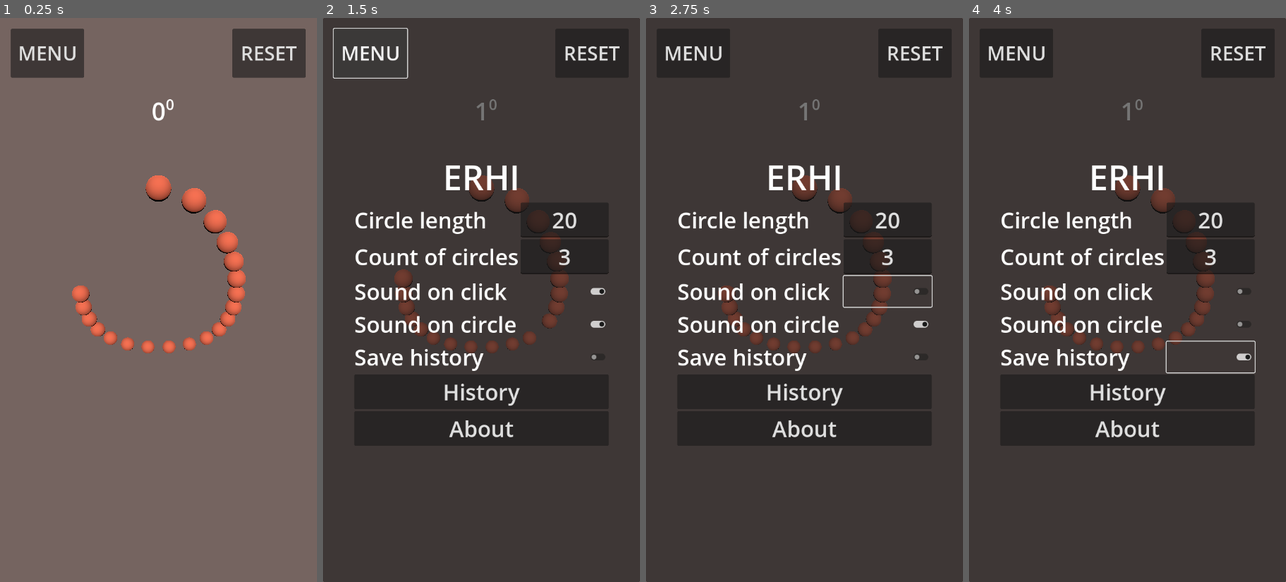
Above: before the commit, frames 1-4 (left to right).
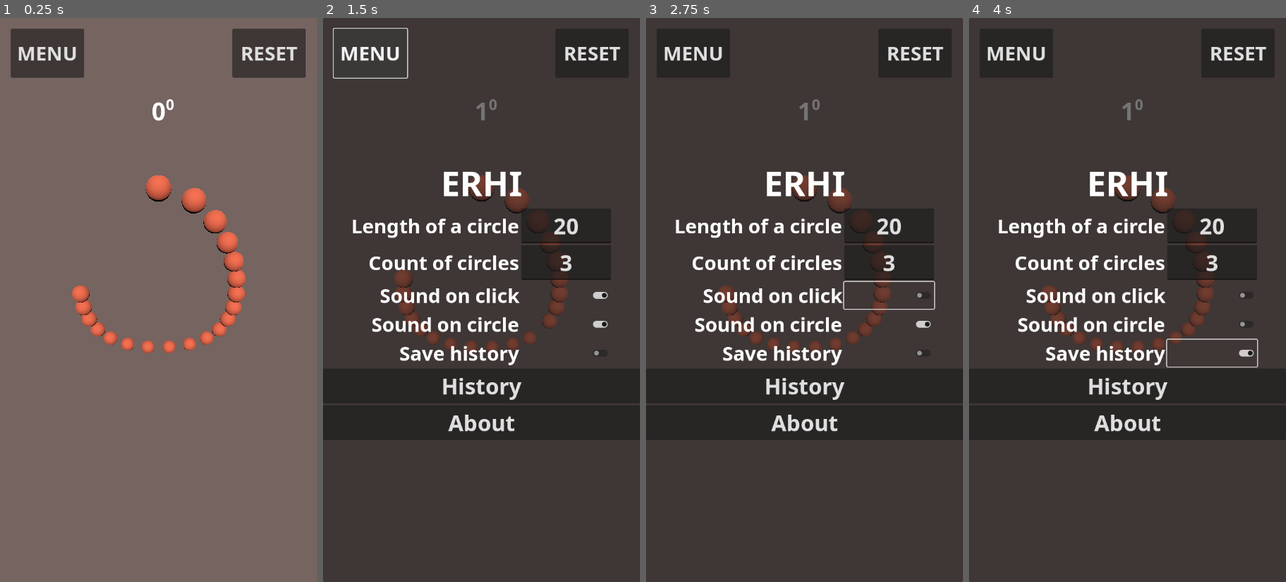
Above: after the commit, the same moments.

Repository: ErdemRodionovich/ERHI_2
Game: Godot game, scene res://main.tscn
The game is run twice, just before and just after one commit, with the same random seed, the same clock (stepped at 60 frames per second) and the same inputs.
Inputs (mouse positions are in pixels of both pictures, inside the frame that each line leads up to; where the layout moved, square brackets give the same spot in the first picture):
- Up to frame 1 (0.25 s): no input
- Up to frame 2 (1.5 s): tap Enter at 0.5 s; move the mouse to (551, 271) at 0.52 s; click (551, 271) at 0.6 s; click "MENU" at 1.25 s
- Up to frame 3 (2.75 s): click (890, 294) [886, 288] at 2 s
- Up to frame 4 (4 s): click (1213, 322) [1209, 322] at 2.75 s; click (1213, 350) [1209, 356] at 3.5 s

The runs differ from the first frame. In frame 1, 0.3% of the frame differs, in the area x 5-94%, y 5-18%; in frame 2, 6.7%; in frame 3, 7.0%; in frame 4, 7.0%, in the area x 5-94%, y 5-75%.

Commit message:
font, menu updated

Diff:
--- a/erhi_godot/hud.gd
+++ b/erhi_godot/hud.gd
@@ -20,14 +20,14 @@
 	circle_length_updated.emit(circle_length)
 
 func set_circle_length(circle_length: int) -> void:
-	$TabContainer/MenuScreen/VBoxContainer/Menu/CircleLengthEdit.text = str(circle_length)
+	$TabContainer/MenuScreen/Menu/CircleLengthEdit.text = str(circle_length)
 
 func _on_circle_length_edit_text_submitted(new_text: String) -> void:
 	_check_and_update_circle_length(new_text)
 
 
 func _on_circle_length_edit_editing_toggled(toggled_on: bool) -> void:
-	_check_and_update_circle_length($TabContainer/MenuScreen/VBoxContainer/Menu/CircleLengthEdit.text)
+	_check_and_update_circle_length($TabContainer/MenuScreen/Menu/CircleLengthEdit.text)
 
 
 func _check_and_update_count_of_circles(new_text: String) -> void:
@@ -37,7 +37,7 @@
 	count_of_circles_updated.emit(count_of_circles)
 
 func set_count_of_circles(count_of_circles: int) -> void:
-	$TabContainer/MenuScreen/VBoxContainer/Menu/CountOfCirclesCountEdit.text = str(count_of_circles)
+	$TabContainer/MenuScreen/Menu/CountOfCirclesCountEdit.text = str(count_of_circles)
 
 
 func _on_count_of_circles_count_edit_text_submitted(new_text: String) -> void:
@@ -45,7 +45,7 @@
 
 
 func _on_count_of_circles_count_edit_editing_toggled(toggled_on: bool) -> void:
-	_check_and_update_count_of_circles($TabContainer/MenuScreen/VBoxContainer/Menu/CountOfCirclesCountEdit.text)
+	_check_and_update_count_of_circles($TabContainer/MenuScreen/Menu/CountOfCirclesCountEdit.text)
 
 
 func _on_sound_on_click_button_toggled(toggled_on: bool) -> void:
@@ -53,7 +53,7 @@
 
 
 func set_sound_on_click(enabled: bool) -> void:
-	$TabContainer/MenuScreen/VBoxContainer/Menu/SoundOnClickButton.set_pressed_no_signal(enabled)
+	$TabContainer/MenuScreen/Menu/SoundOnClickButton.set_pressed_no_signal(enabled)
 
 
 func _on_sound_on_circle_button_toggled(toggled_on: bool) -> void:
@@ -61,7 +61,7 @@
 
 
 func set_sound_on_circle(enabled: bool) -> void:
-	$TabContainer/MenuScreen/VBoxContainer/Menu/SoundOnCircleButton.set_pressed_no_signal(enabled)
+	$TabContainer/MenuScreen/Menu/SoundOnCircleButton.set_pressed_no_signal(enabled)
 
 
 
@@ -106,7 +106,7 @@
 	save_history_toggled.emit(toggled_on)
 
 func set_save_history(enabled: bool) -> void:
-	$TabContainer/MenuScreen/VBoxContainer/Menu/SaveHistoryButton.set_pressed_no_signal(enabled)
+	$TabContainer/MenuScreen/Menu/SaveHistoryButton.set_pressed_no_signal(enabled)
 
 
 func _on_history_button_pressed() -> void:
@@ -114,8 +114,8 @@
 	$TabContainer.current_tab = 3
 
 func set_history(history) -> void:
-	$TabContainer/HistoryScreen/TodayHistoryLabel.text = "Today: " + str(history.get("today",0))
-	$TabContainer/HistoryScreen/ThisWeekHistoryLabel.text = "This week: " + str(history.get("week", 0))
-	$TabContainer/HistoryScreen/ThisMonthHistoryLabel.text = "This month: " + str(history.get("month", 0))
-	$TabContainer/HistoryScreen/ThisYearHistoryLabel.text = "This year: " + str(history.get("year", 0))
-	$TabContainer/HistoryScreen/OverallHistoryLabel.text = "Overall: " + str(history.get("overall", 0))
+	$TabContainer/HistoryScreen/Today/TodayHistoryLabel.text = str(history.get("today",0))
+	$TabContainer/HistoryScreen/Week/ThisWeekHistoryLabel.text = str(history.get("week", 0))
+	$TabContainer/HistoryScreen/Month/ThisMonthHistoryLabel.text = str(history.get("month", 0))
+	$TabContainer/HistoryScreen/Year/ThisYearHistoryLabel.text = str(history.get("year", 0))
+	$TabContainer/HistoryScreen/Overall/OverallHistoryLabel.text = str(history.get("overall", 0))
--- a/erhi_godot/hud.tscn
+++ b/erhi_godot/hud.tscn
@@ -62,82 +62,86 @@
 horizontal_alignment = 1
 vertical_alignment = 1
 
-[node name="MenuScreen" type="CenterContainer" parent="TabContainer"]
-layout_mode = 2
+[node name="MenuScreen" type="VBoxContainer" parent="TabContainer"]
+layout_mode = 2
+alignment = 1
 metadata/_tab_index = 1
 
-[node name="VBoxContainer" type="VBoxContainer" parent="TabContainer/MenuScreen"]
-layout_mode = 2
-
-[node name="ErhiLabel" type="Label" parent="TabContainer/MenuScreen/VBoxContainer"]
+[node name="ErhiLabel" type="Label" parent="TabContainer/MenuScreen"]
 layout_mode = 2
 theme_override_font_sizes/font_size = 70
 text = "ERHI"
 horizontal_alignment = 1
 
-[node name="Menu" type="GridContainer" parent="TabContainer/MenuScreen/VBoxContainer"]
-layout_mode = 2
+[node name="Menu" type="GridContainer" parent="TabContainer/MenuScreen"]
+layout_mode = 2
+size_flags_horizontal = 4
 columns = 2
 
-[node name="CicrleLengthLabel" type="Label" parent="TabContainer/MenuScreen/VBoxContainer/Menu"]
-layout_mode = 2
-theme_override_font_sizes/font_size = 45
-text = "Circle length"
-
-[node name="CircleLengthEdit" type="LineEdit" parent="TabContainer/MenuScreen/VBoxContainer/Menu"]
+[node name="CicrleLengthLabel" type="Label" parent="TabContainer/MenuScreen/Menu"]
+layout_mode = 2
+theme_override_font_sizes/font_size = 40
+text = "Length of a circle"
+horizontal_alignment = 2
+
+[node name="CircleLengthEdit" type="LineEdit" parent="TabContainer/MenuScreen/Menu"]
 layout_mode = 2
 theme_override_font_sizes/font_size = 45
 text = "20"
 alignment = 1
 
-[node name="CountOfCirclesLabel" type="Label" parent="TabContainer/MenuScreen/VBoxContainer/Menu"]
-layout_mode = 2
-theme_override_font_sizes/font_size = 45
+[node name="CountOfCirclesLabel" type="Label" parent="TabContainer/MenuScreen/Menu"]
+layout_mode = 2
+theme_override_font_sizes/font_size = 40
 text = "Count of circles"
-
-[node name="CountOfCirclesCountEdit" type="LineEdit" parent="TabContainer/MenuScreen/VBoxContainer/Menu"]
+horizontal_alignment = 2
+
+[node name="CountOfCirclesCountEdit" type="LineEdit" parent="TabContainer/MenuScreen/Menu"]
 layout_mode = 2
 theme_override_font_sizes/font_size = 45
 text = "3"
 alignment = 1
 max_length = 18
 
-[node name="SoundOnClickLabel" type="Label" parent="TabContainer/MenuScreen/VBoxContainer/Menu"]
-layout_mode = 2
-theme_override_font_sizes/font_size = 45
+[node name="SoundOnClickLabel" type="Label" parent="TabContainer/MenuScreen/Menu"]
+layout_mode = 2
+theme_override_font_sizes/font_size = 40
 text = "Sound on click"
-
-[node name="SoundOnClickButton" type="CheckButton" parent="TabContainer/MenuScreen/VBoxContainer/Menu"]
-layout_mode = 2
-theme_override_font_sizes/font_size = 45
-alignment = 1
-
-[node name="SoundOnCircleLabel" type="Label" parent="TabContainer/MenuScreen/VBoxContainer/Menu"]
-layout_mode = 2
-theme_override_font_sizes/font_size = 45
+horizontal_alignment = 2
+
+[node name="SoundOnClickButton" type="CheckButton" parent="TabContainer/MenuScreen/Menu"]
+layout_mode = 2
+theme_override_font_sizes/font_size = 45
+alignment = 1
+
+[node name="SoundOnCircleLabel" type="Label" parent="TabContainer/MenuScreen/Menu"]
+layout_mode = 2
+theme_override_font_sizes/font_size = 40
 text = "Sound on circle"
-
-[node name="SoundOnCircleButton" type="CheckButton" parent="TabContainer/MenuScreen/VBoxContainer/Menu"]
-layout_mode = 2
-theme_override_font_sizes/font_size = 45
-alignment = 1
-
-[node name="SaveHistoryLabel" type="Label" parent="TabContainer/MenuScreen/VBoxContainer/Menu"]
-layout_mode = 2
-theme_override_font_sizes/font_size = 45
+horizontal_alignment = 2
+
+[node name="SoundOnCircleButton" type="CheckButton" parent="TabContainer/MenuScreen/Menu"]
+layout_mode = 2
+theme_override_font_sizes/font_size = 45
+alignment = 1
+
+[node name="SaveHistoryLabel" type="Label" parent="TabContainer/MenuScreen/Menu"]
+layout_mode = 2
+theme_override_font_sizes/font_size = 40
 text = "Save history"
-
-[node name="SaveHistoryButton" type="CheckButton" parent="TabContainer/MenuScreen/VBoxContainer/Menu"]
-layout_mode = 2
-theme_override_font_sizes/font_size = 45
-alignment = 1
-
-[node name="HistoryButton" type="Button" parent="TabContainer/MenuScreen/VBoxContainer"]
+horizontal_alignment = 2
+
+[node name="SaveHistoryButton" type="CheckButton" parent="TabContainer/MenuScreen/Menu"]
+layout_mode = 2
+theme_override_font_sizes/font_size = 45
+alignment = 1
+
+[node name="HistoryButton" type="Button" parent="TabContainer/MenuScreen"]
 layout_mode = 2
 theme_override_font_sizes/font_size = 45
 text = "History"
 
-[node name="AboutButton" type="Button" parent="TabContainer/MenuScreen/VBoxContainer"]
+[node name="AboutButton" type="Button" parent="TabContainer/MenuScreen"]
 layout_mode = 2
 theme_override_font_sizes/font_size = 45
 text = "About"
@@ -197,34 +201,84 @@
 text = "ERHI"
 horizontal_alignment = 1
 
-[node name="TodayHistoryLabel" type="Label" parent="TabContainer/HistoryScreen"]
-layout_mode = 2
-theme_override_font_sizes/font_size = 55
-text = "Today: 0"
-horizontal_alignment = 1
-
-[node name="ThisWeekHistoryLabel" type="Label" parent="TabContainer/HistoryScreen"]
-layout_mode = 2
-theme_override_font_sizes/font_size = 55
-text = "This week: 0"
-horizontal_alignment = 1
-
-[node name="ThisMonthHistoryLabel" type="Label" parent="TabContainer/HistoryScreen"]
-layout_mode = 2
-theme_override_font_sizes/font_size = 55
-text = "This month: 0"
-horizontal_alignment = 1
-
-[node name="ThisYearHistoryLabel" type="Label" parent="TabContainer/HistoryScreen"]
-layout_mode = 2
-theme_override_font_sizes/font_size = 55
-text = "This year: 0"
-horizontal_alignment = 1
-
-[node name="OverallHistoryLabel" type="Label" parent="TabContainer/HistoryScreen"]
-layout_mode = 2
-theme_override_font_sizes/font_size = 55
-text = "Overall: 0"
+[node name="Today" type="HBoxContainer" parent="TabContainer/HistoryScreen"]
+layout_mode = 2
+alignment = 1
+
+[node name="TodayLabel" type="Label" parent="TabContainer/HistoryScreen/Today"]
+layout_mode = 2
+theme_override_font_sizes/font_size = 55
+text = "Today: "
+horizontal_alignment = 1
+
+[node name="TodayHistoryLabel" type="Label" parent="TabContainer/HistoryScreen/Today"]
+layout_mode = 2
+theme_override_font_sizes/font_size = 55
+text = "0"
+horizontal_alignment = 1
+
+[node name="Week" type="HBoxContainer" parent="TabContainer/HistoryScreen"]
+layout_mode = 2
+alignment = 1
+
+[node name="ThisWeekLabel" type="Label" parent="TabContainer/HistoryScreen/Week"]
+layout_mode = 2
+theme_override_font_sizes/font_size = 55
+text = "This week: "
+horizontal_alignment = 1
+
+[node name="ThisWeekHistoryLabel" type="Label" parent="TabContainer/HistoryScreen/Week"]
+layout_mode = 2
+theme_override_font_sizes/font_size = 55
+text = "0"
+horizontal_alignment = 1
+
+[node name="Month" type="HBoxContainer" parent="TabContainer/HistoryScreen"]
+layout_mode = 2
+alignment = 1
+
+[node name="ThisMonthLabel" type="Label" parent="TabContainer/HistoryScreen/Month"]
+layout_mode = 2
+theme_override_font_sizes/font_size = 55
+text = "This month: "
+horizontal_alignment = 1
+
+[node name="ThisMonthHistoryLabel" type="Label" parent="TabContainer/HistoryScreen/Month"]
+layout_mode = 2
+theme_override_font_sizes/font_size = 55
+text = "0"
+horizontal_alignment = 1
+
+[node name="Year" type="HBoxContainer" parent="TabContainer/HistoryScreen"]
+layout_mode = 2
+alignment = 1
+
+[node name="ThisYearLabel" type="Label" parent="TabContainer/HistoryScreen/Year"]
+layout_mode = 2
+theme_override_font_sizes/font_size = 55
+text = "This year: "
+horizontal_alignment = 1
+
+[node name="ThisYearHistoryLabel" type="Label" parent="TabContainer/HistoryScreen/Year"]
+layout_mode = 2
+theme_override_font_sizes/font_size = 55
+text = "0"
+horizontal_alignment = 1
+
+[node name="Overall" type="HBoxContainer" parent="TabContainer/HistoryScreen"]
+layout_mode = 2
+alignment = 1
+
+[node name="OverallLabel" type="Label" parent="TabContainer/HistoryScreen/Overall"]
+layout_mode = 2
+theme_override_font_sizes/font_size = 55
+text = "Overall: "
+horizontal_alignment = 1
+
+[node name="OverallHistoryLabel" type="Label" parent="TabContainer/HistoryScreen/Overall"]
+layout_mode = 2
+theme_override_font_sizes/font_size = 55
+text = "0"
 horizontal_alignment = 1
 
 [node name="BackButton" type="Button" parent="TabContainer/HistoryScreen"]
@@ -254,15 +308,15 @@
 theme_override_font_sizes/font_size = 40
 text = "RESET"
 
-[connection signal="editing_toggled" from="TabContainer/MenuScreen/VBoxContainer/Menu/CircleLengthEdit" to="." method="_on_circle_length_edit_editing_toggled"]
-[connection signal="text_submitted" from="TabContainer/MenuScreen/VBoxContainer/Menu/CircleLengthEdit" to="." method="_on_circle_length_edit_text_submitted"]
-[connection signal="editing_toggled" from="TabContainer/MenuScreen/VBoxContainer/Menu/CountOfCirclesCountEdit" to="." method="_on_count_of_circles_count_edit_editing_toggled"]
-[connection signal="text_submitted" from="TabContainer/MenuScreen/VBoxContainer/Menu/CountOfCirclesCountEdit" to="." method="_on_count_of_circles_count_edit_text_submitted"]
-[connection signal="toggled" from="TabContainer/MenuScreen/VBoxContainer/Menu/SoundOnClickButton" to="." method="_on_sound_on_click_button_toggled"]
-[connection signal="toggled" from="TabContainer/MenuScreen/VBoxContainer/Menu/SoundOnCircleButton" to="." method="_on_sound_on_circle_button_toggled"]
-[connection signal="toggled" from="TabContainer/MenuScreen/VBoxContainer/Menu/SaveHistoryButton" to="." method="_on_save_history_button_toggled"]
-[connection signal="pressed" from="TabContainer/MenuScreen/VBoxContainer/HistoryButton" to="." method="_on_history_button_pressed"]
-[connection signal="pressed" from="TabContainer/MenuScreen/VBoxContainer/AboutButton" to="." method="_on_about_button_pressed"]
+[connection signal="editing_toggled" from="TabContainer/MenuScreen/Menu/CircleLengthEdit" to="." method="_on_circle_length_edit_editing_toggled"]
+[connection signal="text_submitted" from="TabContainer/MenuScreen/Menu/CircleLengthEdit" to="." method="_on_circle_length_edit_text_submitted"]
+[connection signal="editing_toggled" from="TabContainer/MenuScreen/Menu/CountOfCirclesCountEdit" to="." method="_on_count_of_circles_count_edit_editing_toggled"]
+[connection signal="text_submitted" from="TabContainer/MenuScreen/Menu/CountOfCirclesCountEdit" to="." method="_on_count_of_circles_count_edit_text_submitted"]
+[connection signal="toggled" from="TabContainer/MenuScreen/Menu/SoundOnClickButton" to="." method="_on_sound_on_click_button_toggled"]
+[connection signal="toggled" from="TabContainer/MenuScreen/Menu/SoundOnCircleButton" to="." method="_on_sound_on_circle_button_toggled"]
+[connection signal="toggled" from="TabContainer/MenuScreen/Menu/SaveHistoryButton" to="." method="_on_save_history_button_toggled"]
+[connection signal="pressed" from="TabContainer/MenuScreen/HistoryButton" to="." method="_on_history_button_pressed"]
+[connection signal="pressed" from="TabContainer/MenuScreen/AboutButton" to="." method="_on_about_button_pressed"]
 [connection signal="meta_clicked" from="TabContainer/AboutScreen/AboutRichTextLabel" to="." method="_on_about_rich_text_label_meta_clicked"]
 [connection signal="pressed" from="TabContainer/AboutScreen/BackButton" to="." method="_on_back_button_pressed"]
 [connection signal="meta_clicked" from="TabContainer/AboutScreen/AuthorLabel" to="." method="_on_author_label_meta_clicked"]
--- a/erhi_godot/project.godot
+++ b/erhi_godot/project.godot
@@ -28,6 +28,10 @@
 movie_writer/movie_file="/media/data/Projects/unity_projects/ERHI 2/erhi_godot/build/play.avi"
 movie_writer/fps=30
 
+[gui]
+
+theme/custom_font="uid://i23su8soclpf"
+
 [input]
 
 mouse_left={
Binary file added: erhi_godot/Font/Noto_Sans/NotoSans-Italic-VariableFont_wdth,wght.ttf
Not shown, added: erhi_godot/Font/Noto_Sans/NotoSans-Italic-VariableFont_wdth,wght.ttf.import
Binary file added: erhi_godot/Font/Noto_Sans/NotoSans-VariableFont_wdth,wght.ttf
Not shown, added: erhi_godot/Font/Noto_Sans/NotoSans-VariableFont_wdth,wght.ttf.import
Not shown, added: erhi_godot/Font/Noto_Sans/OFL.txt
Not shown, added: erhi_godot/Font/Noto_Sans/README.txt
Binary file added: erhi_godot/Font/Noto_Sans/static/NotoSans-Black.ttf
Not shown, added: erhi_godot/Font/Noto_Sans/static/NotoSans-Black.ttf.import
Binary file added: erhi_godot/Font/Noto_Sans/static/NotoSans-BlackItalic.ttf
Not shown, added: erhi_godot/Font/Noto_Sans/static/NotoSans-BlackItalic.ttf.import
Binary file added: erhi_godot/Font/Noto_Sans/static/NotoSans-Bold.ttf
Not shown, added: erhi_godot/Font/Noto_Sans/static/NotoSans-Bold.ttf.import
(and 138 more such lines)
